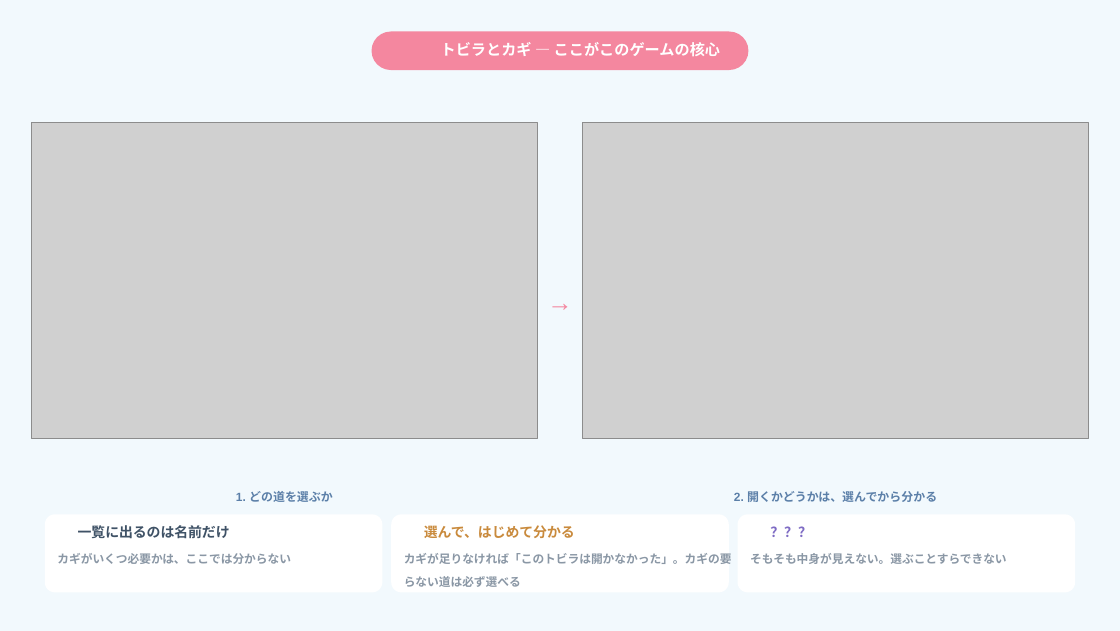
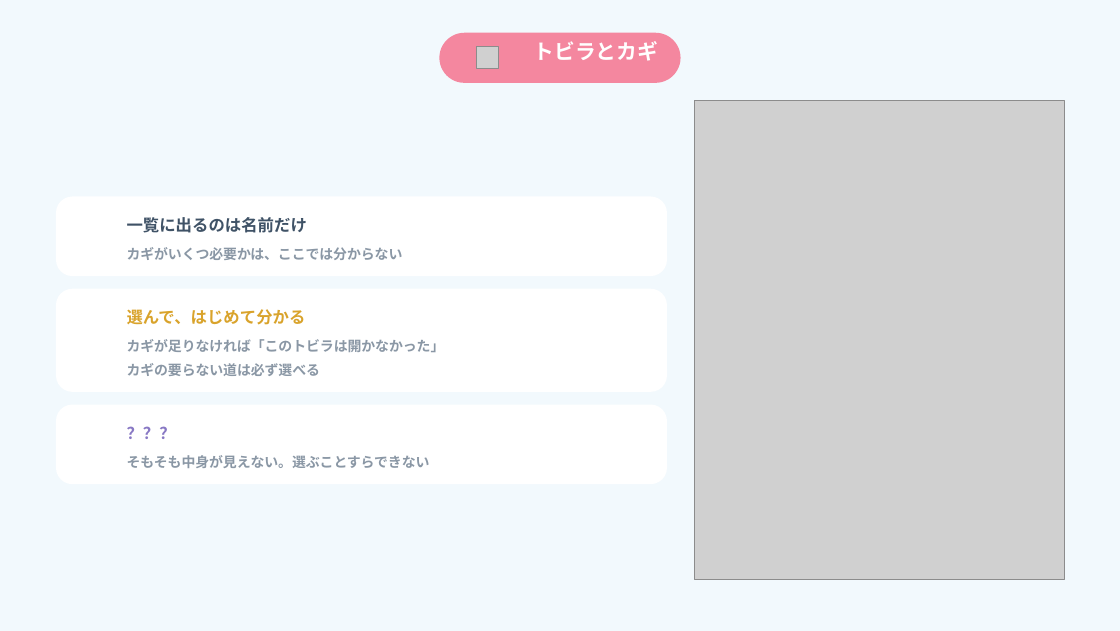
Before and after one commit to arico1101/door-world-short-online, a slide deck: slide 7 of slides.pptx (slide 12 before the commit). Drawn at 1120x631 pixels with LibreOffice and Linux fonts; fonts in the diff are those of the drawing; grey boxes stand for pictures; background and template pictures are left out. Boxes give left, top, right and bottom in pixels: in the first picture for what was removed or moved away, otherwise in the second. Text is boxed around its words. In the diff, an @@ line names an element or a change of style, - is before the commit and + after.

```diff
--- a/slides.pptx
+++ b/slides.pptx
@@ rounded rectangle resized from (x1=372, y1=31, x2=749, y2=70) to (x1=439, y1=33, x2=680, y2=83) @@
@@ picture added at (x1=476, y1=47, x2=498, y2=69) @@
@@ text at (x1=534, y1=41, x2=659, y2=61): text changed; size 14.6 to 20 pt @@
-トビラとカギ — ここがこのゲームの核心
+トビラとカギ
@@ picture resized from (x1=582, y1=122, x2=1088, y2=438) to (x1=694, y1=101, x2=1064, y2=579) @@
@@ picture removed at (x1=31, y1=122, x2=537, y2=438) @@
@@ rounded rectangle added at (x1=56, y1=196, x2=667, y2=276), fill #FFFFFF @@
@@ text "カギがいくつ必要かは、ここでは分からない" moved from (x1=57, y1=553, x2=291, y2=564) to (x1=127, y1=247, x2=403, y2=260) @@
@@ text "カギがいくつ必要かは、ここでは分からない" at (x1=127, y1=247, x2=403, y2=260): size 11.2 to 13.4 pt; line spacing 21.6pt to 22.7pt @@
@@ text "一覧に出るのは名前だけ" moved from (x1=78, y1=525, x2=230, y2=539) to (x1=127, y1=217, x2=307, y2=233) @@
@@ text "一覧に出るのは名前だけ" at (x1=127, y1=217, x2=307, y2=233): size 13.4 to 15.8 pt; line spacing 18.7pt to 23.7pt @@
@@ rounded rectangle added at (x1=56, y1=289, x2=667, y2=392), fill #FFFFFF @@
@@ text removed at (x1=524, y1=271, x2=596, y2=321) @@
-→
@@ text "選んで、はじめて分かる" moved from (x1=424, y1=525, x2=575, y2=538) to (x1=127, y1=309, x2=306, y2=325) @@
@@ text "選んで、はじめて分かる" at (x1=127, y1=309, x2=306, y2=325): size 13.4 to 15.8 pt, text colour #C98A3C to #D9A32B; line spacing 18.7pt to 23.7pt @@
@@ text at (x1=127, y1=339, x2=445, y2=376): text changed; size 11.2 to 13.4 pt @@
-カギが足りなければ「このトビラは開かなかった」。カギの要らない道は必ず選べる
+カギが足りなければ「このトビラは開かなかった」
+カギの要らない道は必ず選べる
@@ rounded rectangle added at (x1=56, y1=405, x2=667, y2=485), fill #FFFFFF @@
@@ text "？？？" moved from (x1=771, y1=521, x2=1091, y2=545) to (x1=126, y1=418, x2=459, y2=447) @@
@@ text "？？？" at (x1=126, y1=418, x2=459, y2=447): size 13.4 to 15.8 pt, text colour #7E6BC4 to #8878C4; line spacing 18.7pt to 23.7pt @@
@@ text "そもそも中身が見えない。選ぶことすらできない" at (x1=127, y1=455, x2=430, y2=468): size 11.2 to 13.4 pt; line spacing 21.6pt to 22.7pt @@
@@ text "そもそも中身が見えない。選ぶことすらできない" moved from (x1=750, y1=553, x2=1007, y2=564) to (x1=127, y1=455, x2=430, y2=468) @@
@@ text removed at (x1=236, y1=491, x2=333, y2=502) @@
-1. どの道を選ぶか
@@ text removed at (x1=734, y1=491, x2=937, y2=502) @@
-2. 開くかどうかは、選んでから分かる
@@ rounded rectangle removed at (x1=45, y1=514, x2=382, y2=592) @@
@@ rounded rectangle removed at (x1=391, y1=514, x2=729, y2=592) @@
@@ rounded rectangle removed at (x1=738, y1=514, x2=1075, y2=592) @@
```
Also in this commit, not shown: 12 other slides changed, 9 slides added, 15 slides removed, 11 other files.
